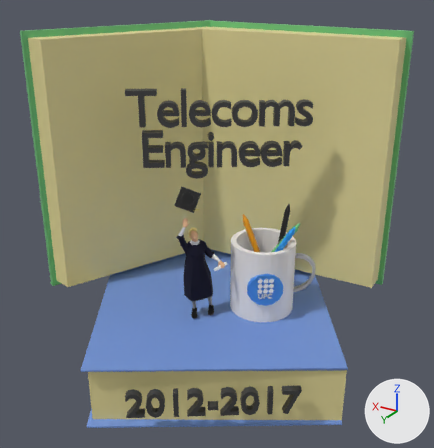
Before and after pictures for a commit that changed the Blender file scenes/uni.blend.
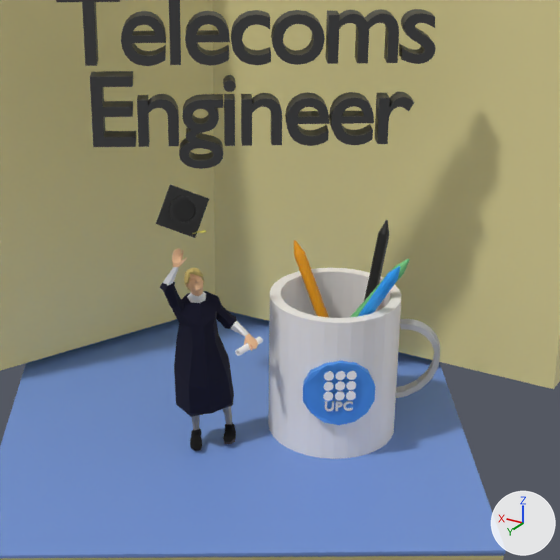
Old and new are each drawn whole from a 50 mm lens placed at (-23.8, 39.4, 24.0), pointed at (4.2, -7.2, 0.7) and again close up on the part from 22% to 86% of the width and 21% to 83% of the height. The lights are fixed; the arrows at lower right show +X, +Y and +Z.
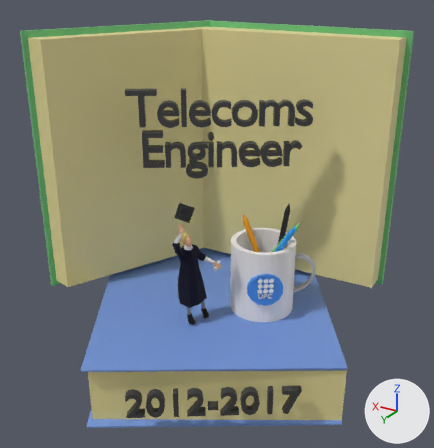
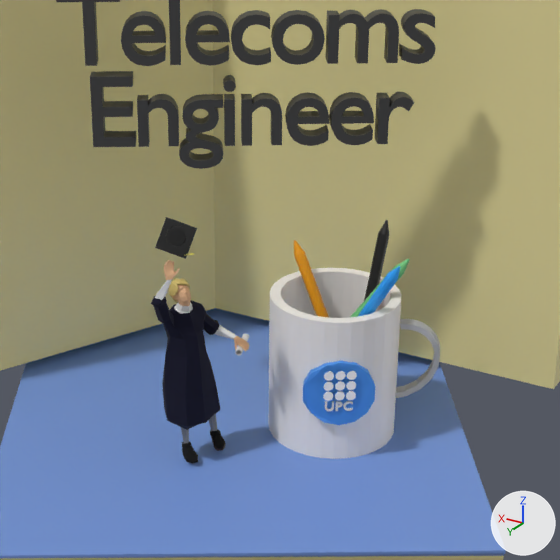
Changed parts and their boxes (x1, y1, x2, y2) in the close-ups (560 x 560 px):
'male.001_Circle.003', moved, turned: before (160, 248, 258, 451); after (151, 260, 249, 464)
'Cube.033', moved, rescaled (20% narrower, 20% shorter): before (156, 185, 209, 238); after (155, 217, 197, 259)
'Cylinder.012', moved, turned: before (235, 337, 263, 356); after (235, 333, 249, 356)

What changed in the scene script:
```text
Change ob_cube_033:
    ob_cube_033.location: (2.19, 0.75, 6.32) -> (1.57, 2.19, 5.77)
    ob_cube_033.scale: (0.0212, 0.0212, 0.0478) -> (0.0162, 0.0162, 0.0364)
Change ob_cylinder_012:
    ob_cylinder_012.location: (-0.1, -0.66, 0.09) -> (0.23, -0.65, 0.09)
    ob_cylinder_012.rotation_euler: (1.55, -0.293, -0.143) -> (1.55, -0.293, 0.333)  # degrees (89, -17, -8.2) -> degrees (89, -17, 19)
Change ob_male_001_circle_003:
    ob_male_001_circle_003.location: (1.98, -0.31, -4.79) -> (1.88, 0.81, -4.75)
    ob_male_001_circle_003.rotation_euler: (1.571, 0.0, 3.945) -> (1.571, 0.0, 4.325)  # degrees (90, 0, 226) -> degrees (90, 0, 248)
```
